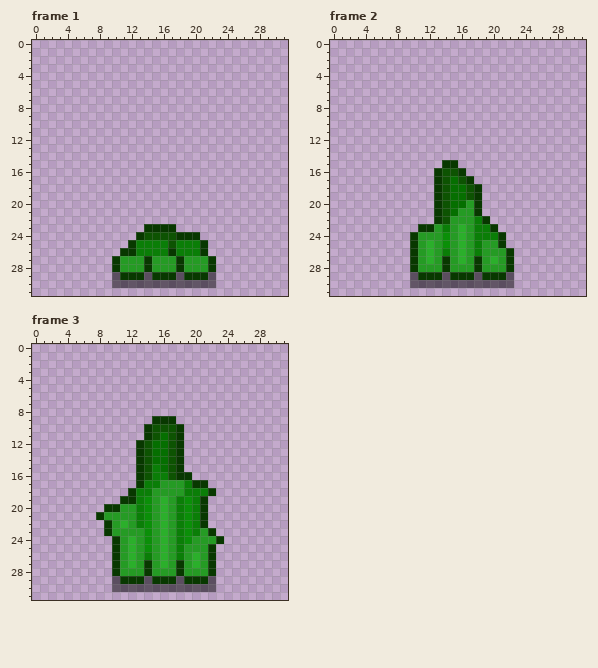
One commit to this pixel-art file: Assets/Arts/Plant/GrassSprite/TallGrass_02/TallGrass_02_Grow.aseprite. Above is the file before it was changed.
32x32 pixels, 5 frames. Shown: frame 1, frame 2, frame 3. The commit also changed other frames, which this record leaves out.
New version:
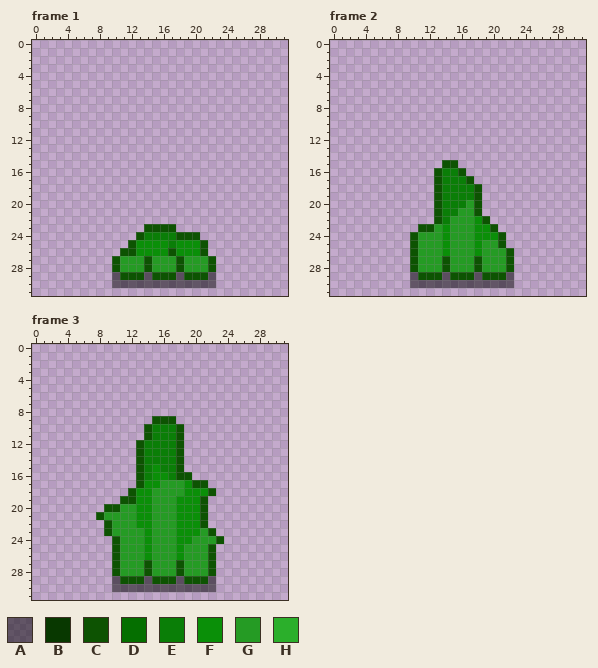
Palette (. is transparent): A #00000080  B #083800  C #0d5302  D #056f00  E #0a7e07  F #0a8f08  G #259b24  H #2baf2b
What changed:
--- frame 1, layer "Flattened"
@@ x 8..24 @@
 22 .................
-23 ......BBBB.......
-24 .....BCCCCBBB....
-25 ....BEEEECEEEB...
-26 ...BBEEEEBEEEB...
-27 ..BGGGBGGGBGGGB..
-28 ..BGGGBGGGBGGGB..
-29 ..ABBBABBBABBBA..
+23 ......CCCC.......
+24 .....CEEEECCC....
+25 ....CFFFFEFFFC...
+26 ...CCFFFFCFFFC...
+27 ..CGGGCGGGCGGGC..
+28 ..CGGGCGGGCGGGC..
+29 ..ACCCACCCACCCA..
 30 ..AAAAAAAAAAAAA..
--- frame 2, layer "Flattened"
@@ x 8..24 @@
 14 .................
-15 ......BB.........
-16 .....BCCB........
-17 .....BCDCB.......
-18 .....BCDDCB......
-19 .....BCDDCB......
-20 .....BCDDGB......
-21 .....BCDGGB......
-22 .....BCGGGEB.....
-23 ...BBGEGHGEEB....
-24 ..BGGGFGHGEEEB...
-25 ..BGHGFGHGEGGB...
-26 ..BGHGEGHGEGGGB..
-27 ..BGHGBGHGBGHGB..
-28 ..BGGGBGGGBGGGB..
-29 ..ABBBABBBABBBA..
+15 ......CC.........
+16 .....CEEC........
+17 .....CEEEC.......
+18 .....CEEEEC......
+19 .....CEEEEC......
+20 .....CEEEGC......
+21 .....CEEGGC......
+22 .....CEGGGFC.....
+23 ...CCGFGGGFFC....
+24 ..CGGGFGGGFFFC...
+25 ..CGGGFGGGFGGC...
+26 ..CGGGFGGGFGGGC..
+27 ..CGGGCGGGCGGGC..
+28 ..CGGGCGGGCGGGC..
+29 ..ACCCACCCACCCA..
 30 ..AAAAAAAAAAAAA..
--- frame 3, layer "Flattened"
@@ x 6..25 @@
  8 ....................
- 9 .........BBB........
-10 ........BCCCB.......
-11 ........BCDCB.......
-12 .......BCDDCB.......
-13 .......BCDDCB.......
-14 .......BCDDCB.......
-15 .......BCEDCB.......
-16 .......BCEECBB......
-17 .......BEEGGGEBB....
-18 ......BEEGGGGEEEB...
-19 .....BBEFGHGEFEB....
-20 ...BBGGEFGHGEFEB....
-21 ..BGGGGEFGHGEFEB....
-22 ...BGHGEFGHGEFEB....
-23 ...BGGGGFGHGEFEGB...
-24 ....BGHGFGHGEFGGGB..
-25 ....BGHGFGHGEGGGB...
-26 ....BGHGEGHGEGHGB...
-27 ....BGHGBGHGBGHGB...
-28 ....BGGGBGGGBGGGB...
-29 ....ABBBABBBABBBA...
+ 9 .........CCC........
+10 ........CEEEC.......
+11 ........CEEEC.......
+12 .......CEEEEC.......
+13 .......CEEEEC.......
+14 .......CEEEEC.......
+15 .......CEFEEC.......
+16 .......CEFFECC......
+17 .......CFFGGGFCC....
+18 ......CFFGGGGFFFC...
+19 .....CCFFGGGFFFC....
+20 ...CCGGFFGGGFFFC....
+21 ..CGGGGFFGGGFFFC....
+22 ...CGGGFFGGGFFFC....
+23 ...CGGGGFGGGFFFGC...
+24 ....CGGGFGGGFFGGGC..
+25 ....CGGGFGGGFGGGC...
+26 ....CGGGFGGGFGGGC...
+27 ....CGGGCGGGCGGGC...
+28 ....CGGGCGGGCGGGC...
+29 ....ACCCACCCACCCA...
 30 ....AAAAAAAAAAAAA...
Where, in picture pixels (left, top, right, bottom), the same in both pictures:
changed: (112, 224, 216, 280)
changed: (410, 160, 514, 280)
changed: (96, 416, 224, 584)
